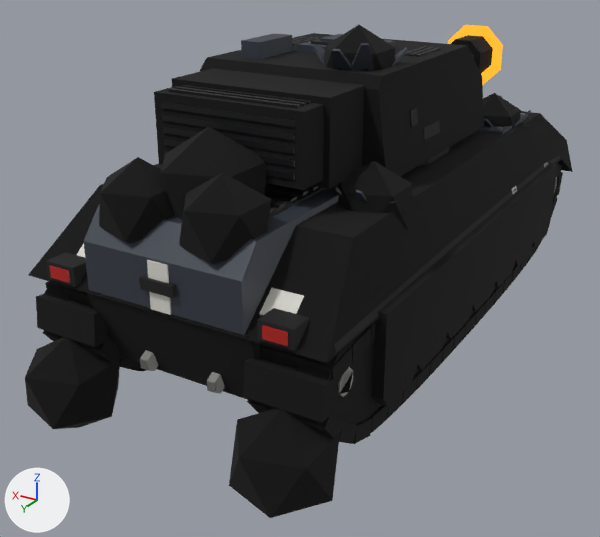
A saved change to the glTF model resources/3d/jackal_heavy_tank.glb.
Rendered twice from a 50 mm lens placed at (-4.84, 9.46, 5.0), pointed at (0.6, 0.4, 0.47). The lights are fixed; the arrows at lower left show +X, +Y and +Z. The older version comes first. Vertices at exactly the same position are counted once.

In view in the first picture: 'HeavyTank'.
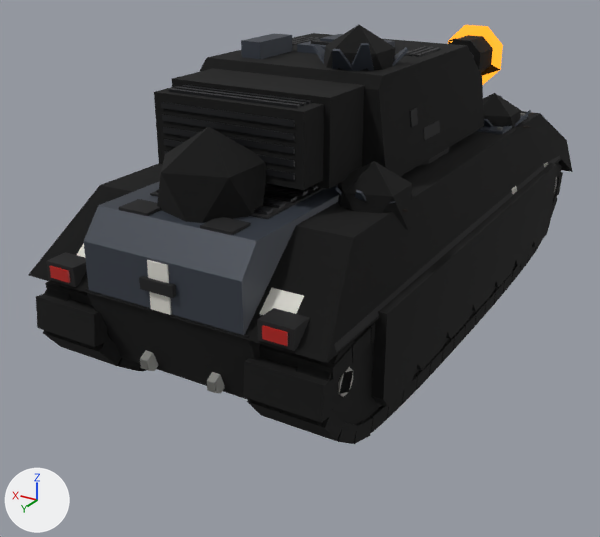
Location of each change, (x1, y1, x2, y2) in pixels of the pictures (600 x 537 px):
'HeavyTank', reshaped (15% shorter): before (25, 25, 572, 518); after (28, 25, 572, 444)
part 1 of me_heavytank, deleted: before (25, 157, 340, 518)

What the commit changed:
me_heavytank is used by ob_heavytank; location (0.0, 0.0, 0.0).
me_heavytank had 4392 vertices, 7184 faces and spanned x -1.93..1.93, y -5.67..4.45, z -0.34..3.88.
me_heavytank now has 4296 vertices, 7024 faces and spans x -1.93..1.93, y -5.67..4.03, z -0.02..3.88.
me_heavytank part 1: 8 loose pieces with 96 vertices, spanning x -1.89..1.89, y 3.16..4.45, z -0.34..2.83, are deleted.
me_heavytank no longer uses material mat_ht_dust (brown #b09264).
